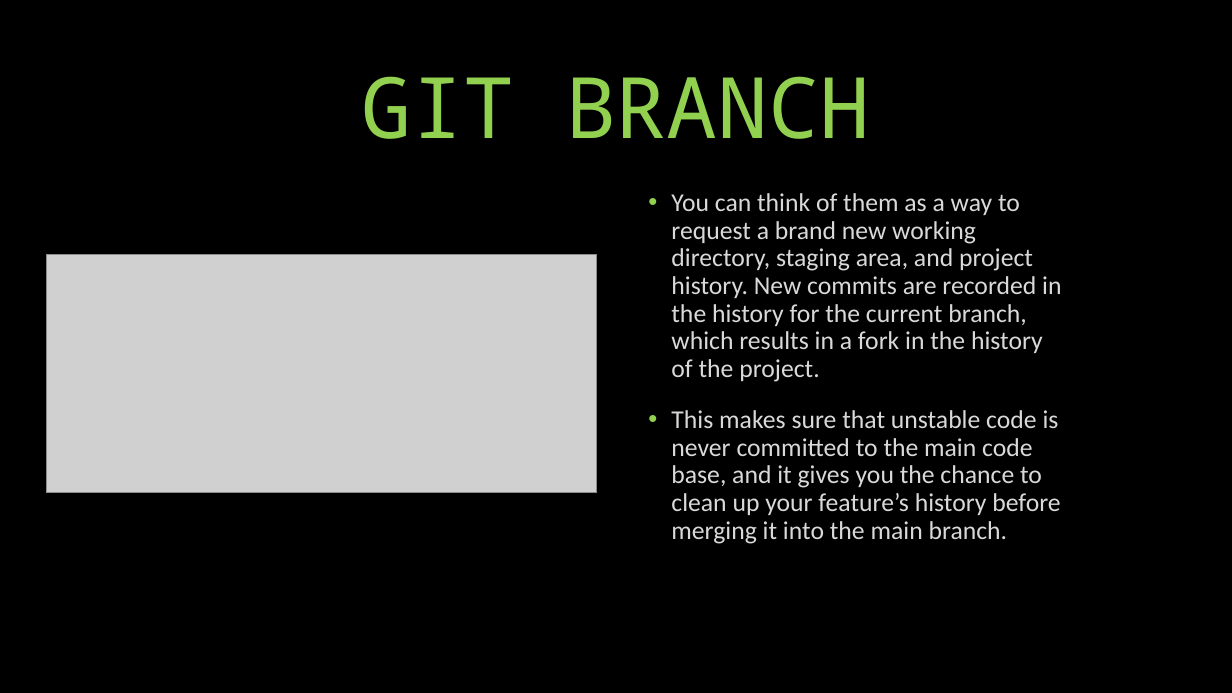
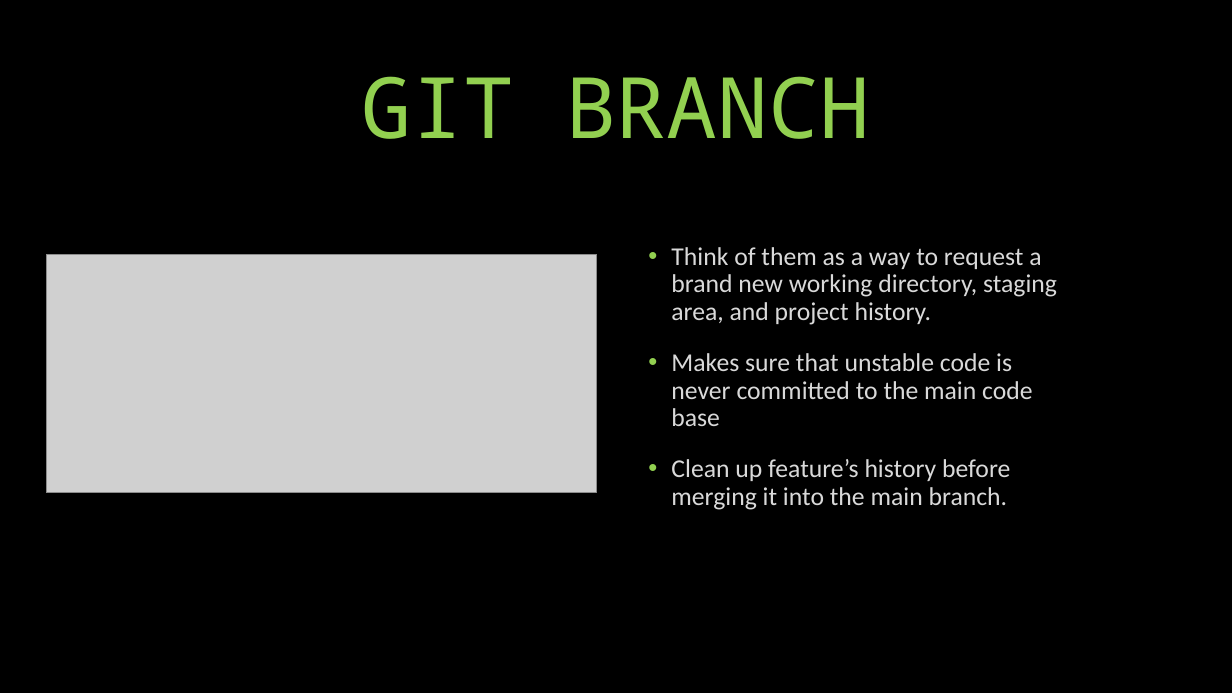
Before and after one commit to KalinBowden/BeDapperDesigns, a slide deck: slide 3 of GIT HUB Branching & Merging.pptx. Drawn at 1232x693 pixels with LibreOffice and Linux fonts; fonts in the diff are those of the drawing; grey boxes stand for pictures. Boxes give left, top, right and bottom in pixels: in the first picture for what was removed or moved away, otherwise in the second. Text is boxed around its words. In the diff, an @@ line names an element or a change of style, - is before the commit and + after.

```diff
--- a/GIT HUB Branching & Merging.pptx
+++ b/GIT HUB Branching & Merging.pptx
@@ text at [671, 247, 1057, 510]: text changed @@
-• You can think of them as a way to request a brand new working directory, staging area, and project history. New commits are recorded in the history for the current branch, which results in a fork in the history of the project.
-• This makes sure that unstable code is never committed to the main code base, and it gives you the chance to clean up your feature’s history before merging it into the main branch.
+• Think of them as a way to request a brand new working directory, staging area, and project history.
+• Makes sure that unstable code is never committed to the main code base
+• Clean up feature’s history before merging it into the main branch.
```
Also in this commit, not shown: 1 other slide changed, 4 slides removed.
